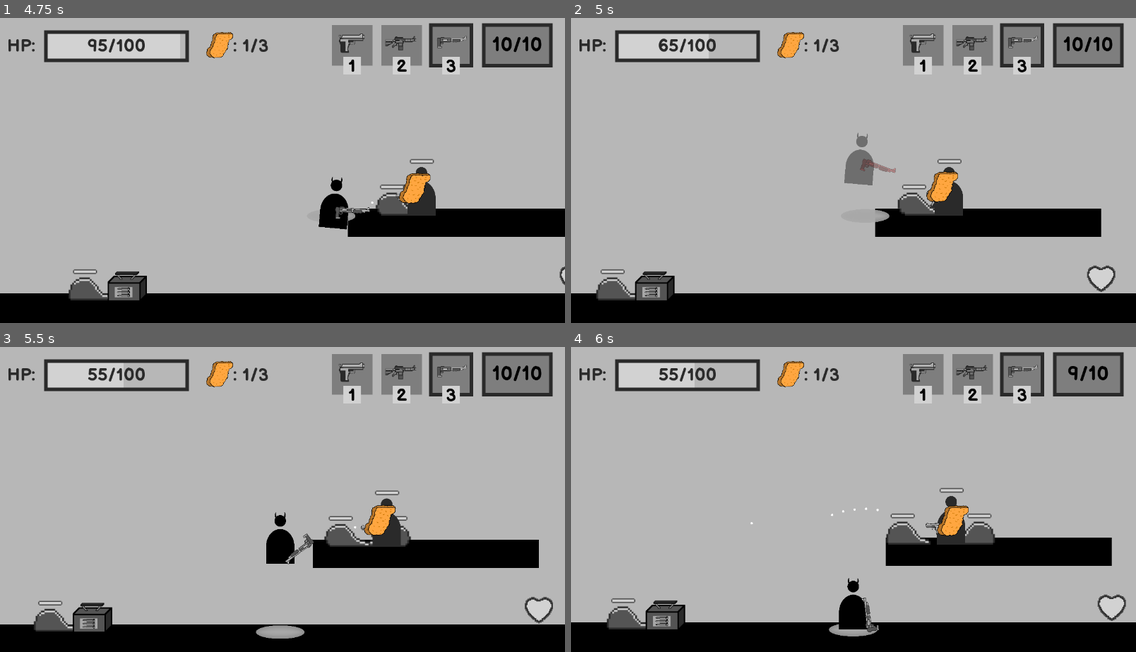
Above: before the commit, frames 1-4 (two rows, left to right).
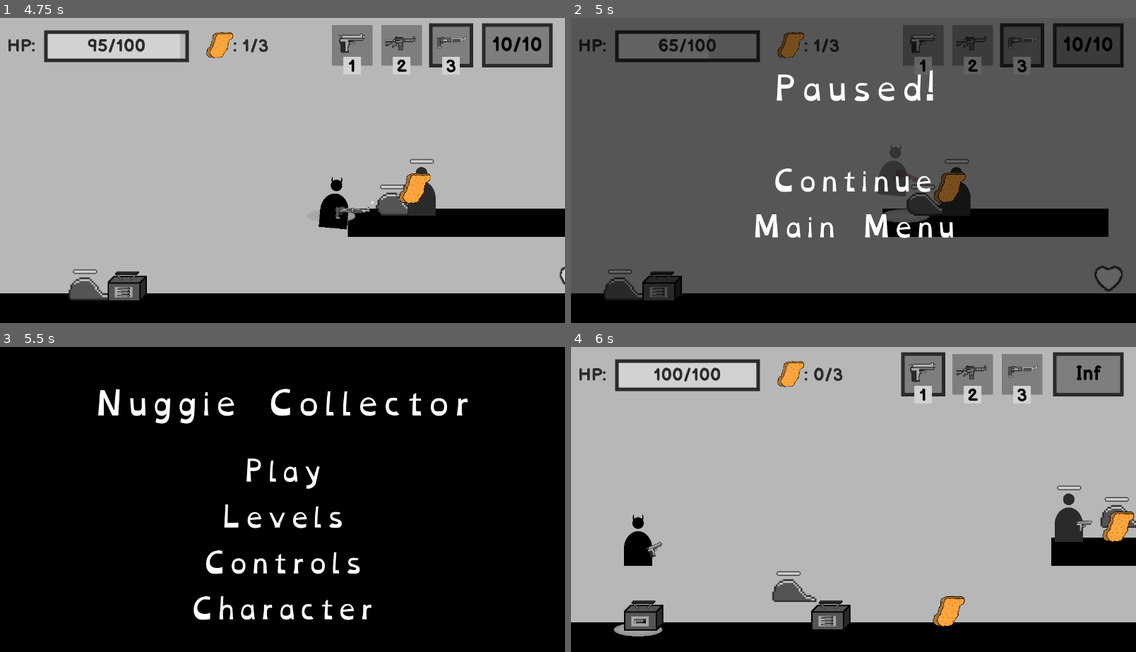
Above: after the commit, the same moments.

Repository: BesterCoder/nuggie-collector
Game: Godot game, scene res://menus/main/MainMenu.tscn
Two runs of this game, one before a commit and one after it. Both use one fixed random seed, a clock stepped at 60 frames per second and the inputs below.
Inputs (mouse positions are in pixels of both pictures, inside the frame that each line leads up to):
- Up to frame 1 (4.75 s): click "Play" at 0.5 s; move the mouse to (406, 161) at 1.27 s; hold E (interact) 1.28-2.03 s; hold D (move_right) 1.28-2.78 s; tap W (jump) at 1.52, 2.27, 3.77, 4.52 s; move the mouse to (169, 191) at 2.02 s; click (169, 191) at 2.1 s; move the mouse to (339, 106) at 2.77 s; hold A (move_left) 2.78-3.53 s; tap 1 (select_pistol) at 2.85 s; move the mouse to (254, 240) at 3.52 s; hold D (move_right) from 3.53 s (still down); tap 2 (select_rifle) at 3.6 s; move the mouse to (452, 225) at 4.27 s; tap 3 (select_shotgun) at 4.35 s
- Up to frame 2 (5 s): keep holding D (move_right); tap P (pause, bound only after the commit) at 4.9 s
- Up to frame 3 (5.5 s): release D (move_right) at 5 s; click (282, 557) at 5 s, where only the run after the commit has a clickable "Main Menu"
- Up to frame 4 (6 s): click (853, 472) at 5.75 s, where only the run after the commit has a clickable "Play"

Frame 1 is identical in both runs. In frame 2, 85% of the frame differs, in the area x 0-100%, y 0-93%; in frame 3, 87%, in the area x 0-100%, y 0-96%; in frame 4, 12%.

Commit message:
Added pause menu
You can continue and go to main menu

Diff:
--- a/levels/level_001.tscn
+++ b/levels/level_001.tscn
@@ -10,6 +10,7 @@
 [ext_resource path="res://items/ammo/Ammo.tscn" type="PackedScene" id=8]
 [ext_resource path="res://characters/enemies/shooter/EnemyShooter.tscn" type="PackedScene" id=9]
 [ext_resource path="res://items/health/Health.tscn" type="PackedScene" id=10]
+[ext_resource path="res://menus/character/PausePlayer.tscn" type="PackedScene" id=11]
 
 [node name="Level_001" type="Node2D"]
 
@@ -126,3 +127,5 @@
 position = Vector2( 1600, 400 )
 
 [node name="PlayerHUD" parent="." instance=ExtResource( 7 )]
+
+[node name="PausePlayer" parent="." instance=ExtResource( 11 )]
--- /dev/null
+++ b/menus/character/PausePlayer.gd
@@ -0,0 +1,20 @@
+extends CanvasLayer
+
+func _ready():
+	# Don't ever stop this process
+	pause_mode = Node.PAUSE_MODE_PROCESS
+
+func _set_pause():
+	$Root.visible = not $Root.visible
+	get_tree().paused = not get_tree().paused
+
+func _physics_process(_delta):
+	if Input.is_action_just_pressed("pause"):
+		_set_pause()
+
+func _on_continue_pressed():
+	_set_pause()
+
+func _on_menu_pressed():
+	_set_pause()
+	SceneLoader.load_main_menu()
--- /dev/null
+++ b/menus/character/PausePlayer.tscn
@@ -0,0 +1,87 @@
+[gd_scene load_steps=5 format=2]
+
+[ext_resource path="res://assets/fonts/OpenDyslexic-Regular.ttf" type="DynamicFontData" id=1]
+[ext_resource path="res://menus/character/PausePlayer.gd" type="Script" id=2]
+
+[sub_resource type="DynamicFont" id=1]
+size = 70
+font_data = ExtResource( 1 )
+
+[sub_resource type="DynamicFont" id=2]
+size = 60
+font_data = ExtResource( 1 )
+
+[node name="PausePlayer" type="CanvasLayer"]
+script = ExtResource( 2 )
+
+[node name="Root" type="Control" parent="."]
+visible = false
+margin_right = 40.0
+margin_bottom = 40.0
+__meta__ = {
+"_edit_use_anchors_": false
+}
+
+[node name="Background" type="ColorRect" parent="Root"]
+margin_right = 1280.0
+margin_bottom = 720.0
+color = Color( 0, 0, 0, 0.529412 )
+__meta__ = {
+"_edit_use_anchors_": false
+}
+
+[node name="Title" type="Label" parent="Root"]
+margin_top = 96.0
+margin_right = 1280.0
+margin_bottom = 224.0
+custom_fonts/font = SubResource( 1 )
+text = "Paused!"
+align = 1
+__meta__ = {
+"_edit_use_anchors_": false
+}
+
+[node name="Control" type="Control" parent="Root"]
+margin_left = 608.0
+margin_top = 400.0
+margin_right = 648.0
+margin_bottom = 440.0
+__meta__ = {
+"_edit_group_": true
+}
+
+[node name="Continue" type="Button" parent="Root/Control"]
+margin_left = -232.0
+margin_top = -88.0
+margin_right = 292.0
+margin_bottom = 28.0
+focus_mode = 0
+custom_fonts/font = SubResource( 2 )
+custom_colors/font_color = Color( 1, 1, 1, 1 )
+custom_colors/font_color_hover = Color( 0.164706, 0.164706, 0.164706, 1 )
+custom_colors/font_color_pressed = Color( 0, 0, 0, 0.529412 )
+enabled_focus_mode = 0
+text = "Continue"
+flat = true
+__meta__ = {
+"_edit_use_anchors_": false
+}
+
+[node name="Menu" type="Button" parent="Root/Control"]
+margin_left = -208.0
+margin_top = 16.0
+margin_right = 273.0
+margin_bottom = 132.0
+focus_mode = 0
+custom_fonts/font = SubResource( 2 )
+custom_colors/font_color = Color( 1, 1, 1, 1 )
+custom_colors/font_color_hover = Color( 0.164706, 0.164706, 0.164706, 1 )
+custom_colors/font_color_pressed = Color( 0, 0, 0, 0.529412 )
+enabled_focus_mode = 0
+text = "Main Menu"
+flat = true
+__meta__ = {
+"_edit_use_anchors_": false
+}
+[connection signal="pressed" from="Root/Control/Continue" to="." method="_on_continue_pressed"]
+[connection signal="pressed" from="Root/Control/Menu" to="." method="_on_menu_pressed"]
--- a/project.godot
+++ b/project.godot
@@ -92,6 +92,11 @@
 "events": [ Object(InputEventKey,"resource_local_to_scene":false,"resource_name":"","device":0,"alt":false,"shift":false,"control":false,"meta":false,"command":false,"pressed":false,"scancode":69,"unicode":0,"echo":false,"script":null)
  ]
 }
+pause={
+"deadzone": 0.5,
+"events": [ Object(InputEventKey,"resource_local_to_scene":false,"resource_name":"","device":0,"alt":false,"shift":false,"control":false,"meta":false,"command":false,"pressed":false,"scancode":80,"unicode":0,"echo":false,"script":null)
+ ]
+}
 
 [layer_names]
 
Not shown: 1 places in levels/level_001.tscn that only renumber resources
